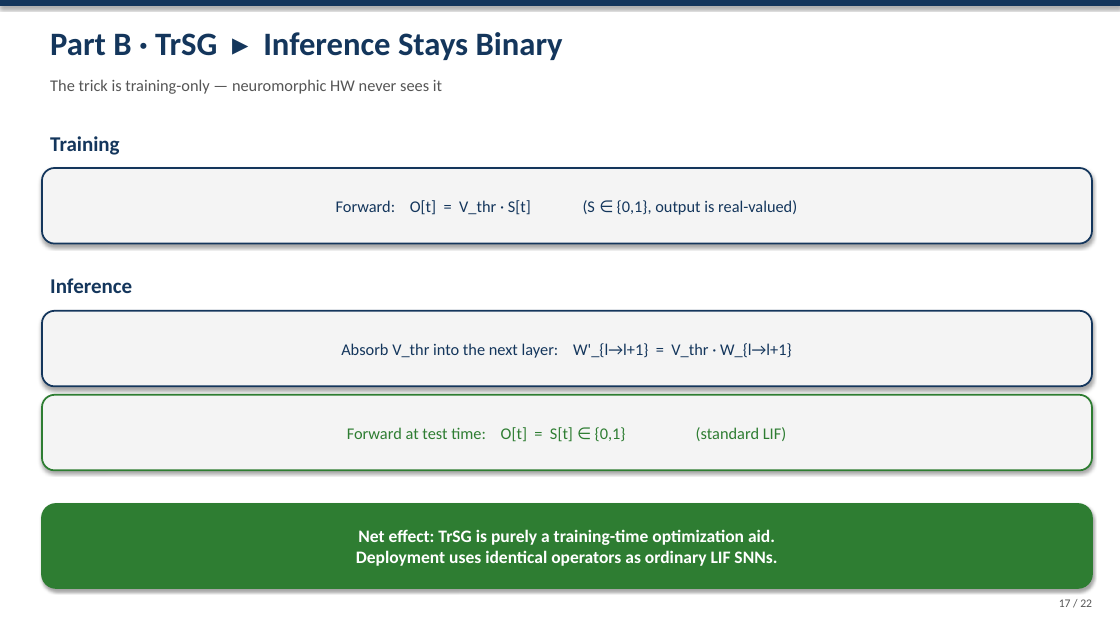
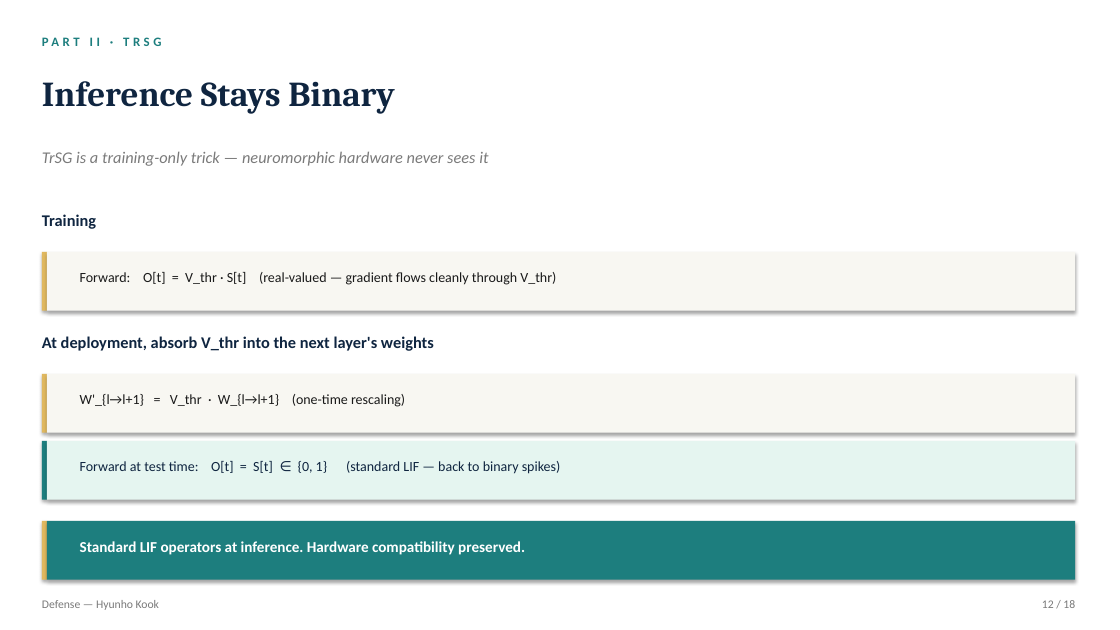
Before and after one commit to kookhh0827/POSTECH_thesis_template_latex, a slide deck: slide 12 of Hyunho_Kook_Master_Defense.pptx (slide 17 before the commit). Drawn at 1120x630 pixels with LibreOffice and Linux fonts; fonts in the diff are those of the drawing. Boxes give left, top, right and bottom in pixels: in the first picture for what was removed or moved away, otherwise in the second. Text is boxed around its words. In the diff, an @@ line names an element or a change of style, - is before the commit and + after.

```diff
--- a/Hyunho_Kook_Master_Defense.pptx
+++ b/Hyunho_Kook_Master_Defense.pptx
@@ rectangle removed at bbox=[0, 0, 1120, 6] @@
@@ text added at bbox=[42, 34, 1050, 59], 11 pt, text #1D7E7E, bold @@
+PART II · TRSG
@@ text at bbox=[42, 81, 395, 114]: text changed; size 28 to 30 pt; font Calibri to Cambria; text colour #14365C to #0F2540 @@
-Part B · TrSG ▸ Inference Stays Binary
+Inference Stays Binary
@@ text at bbox=[42, 151, 488, 166]: text changed; text colour #555555 to #7A7A7A; italic on @@
-The trick is training-only — neuromorphic HW never sees it
+TrSG is a training-only trick — neuromorphic hardware never sees it
@@ rounded rectangle removed at bbox=[42, 168, 1092, 244] @@
-Forward: O[t] = V_thr · S[t] (S ∈ {0,1}, output is real-valued)
@@ text "Training": place and size @@
-text "Training" at bbox=[50, 136, 119, 155]
+text "Training" at bbox=[42, 214, 96, 229]
@@ text "Training" at bbox=[42, 214, 96, 229]: size 18 to 14 pt, text colour #14365C to #0F2540 @@
@@ rectangle added at bbox=[42, 252, 47, 311], fill #E0B85F @@
@@ rectangle added at bbox=[47, 252, 1075, 311], fill #F8F7F2 @@
@@ text removed at bbox=[50, 278, 132, 293] @@
-Inference
@@ text added at bbox=[80, 272, 556, 285], 12 pt, text #1A1A1A @@
+Forward: O[t] = V_thr · S[t] (real-valued — gradient flows cleanly through V_thr)
@@ text added at bbox=[42, 336, 434, 351], 14 pt, text #0F2540, bold @@
+At deployment, absorb V_thr into the next layer's weights
@@ rectangle added at bbox=[42, 374, 47, 433], fill #E0B85F @@
@@ rectangle added at bbox=[47, 374, 1075, 433], fill #F8F7F2 @@
@@ text "W'_{l→l+1} = V_thr · W_{l→l+1} ...": place and size @@
-text "W'_{l→l+1} = V_thr · W_{l→l+1} ..." at bbox=[42, 311, 1092, 386]
+text "W'_{l→l+1} = V_thr · W_{l→l+1} ..." at bbox=[80, 394, 405, 407]
@@ text "W'_{l→l+1} = V_thr · W_{l→l+1} ..." at bbox=[80, 394, 405, 407]: vertical alignment middle to top; fill #F4F4F4 to none; outline #14365C 1.5 pt to none; shadow off @@
@@ text at bbox=[80, 394, 405, 407]: text changed; size 14 to 12 pt; text colour #14365C to #1A1A1A @@
-Absorb V_thr into the next layer: W'_{l→l+1} = V_thr · W_{l→l+1}
+W'_{l→l+1} = V_thr · W_{l→l+1} (one-time rescaling)
@@ rectangle added at bbox=[42, 441, 47, 500], fill #1D7E7E @@
@@ rectangle added at bbox=[47, 441, 1075, 500], fill #E5F5F0 @@
@@ text "Forward at test time: O[t] ...": place and size @@
-text "Forward at test time: O[t] ..." at bbox=[42, 395, 1092, 471]
+text "Forward at test time: O[t] ..." at bbox=[80, 461, 561, 474]
@@ text "Forward at test time: O[t] ..." at bbox=[80, 461, 561, 474]: vertical alignment middle to top; fill #F4F4F4 to none; outline #2E7D32 1.5 pt to none; shadow off @@
@@ text at bbox=[80, 461, 561, 474]: text changed; size 14 to 12 pt; text colour #2E7D32 to #0F2540 @@
-Forward at test time: O[t] = S[t] ∈ {0,1} (standard LIF)
+Forward at test time: O[t] = S[t] ∈ {0, 1} (standard LIF — back to binary spikes)
@@ rounded rectangle removed at bbox=[42, 504, 1092, 588] @@
-Net effect: TrSG is purely a training-time optimization aid.
-Deployment uses identical operators as ordinary LIF SNNs.
@@ rectangle added at bbox=[42, 521, 47, 580], fill #E0B85F @@
@@ rectangle added at bbox=[47, 521, 1075, 580], fill #1D7E7E @@
@@ text added at bbox=[80, 541, 525, 555], 13 pt, text #FFFFFF, bold @@
+Standard LIF operators at inference. Hardware compatibility preserved.
@@ text removed at bbox=[1059, 599, 1092, 607] @@
-17 / 22
@@ text added at bbox=[42, 600, 159, 610], 10 pt, text #7A7A7A @@
+Defense — Hyunho Kook
@@ text added at bbox=[1042, 600, 1075, 608], 10 pt, text #7A7A7A @@
+12 / 18
```
Also in this commit, not shown: 4 other slides changed, 13 slides added, 17 slides removed, 1 other file.
